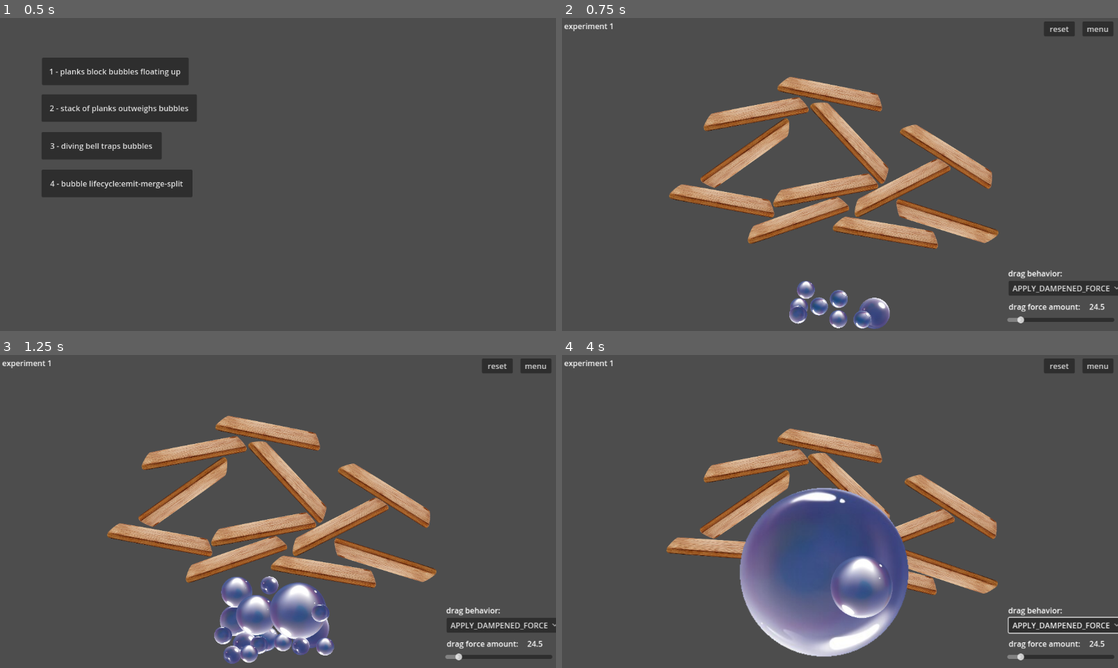
Above: before the commit, frames 1-4 (two rows, left to right).
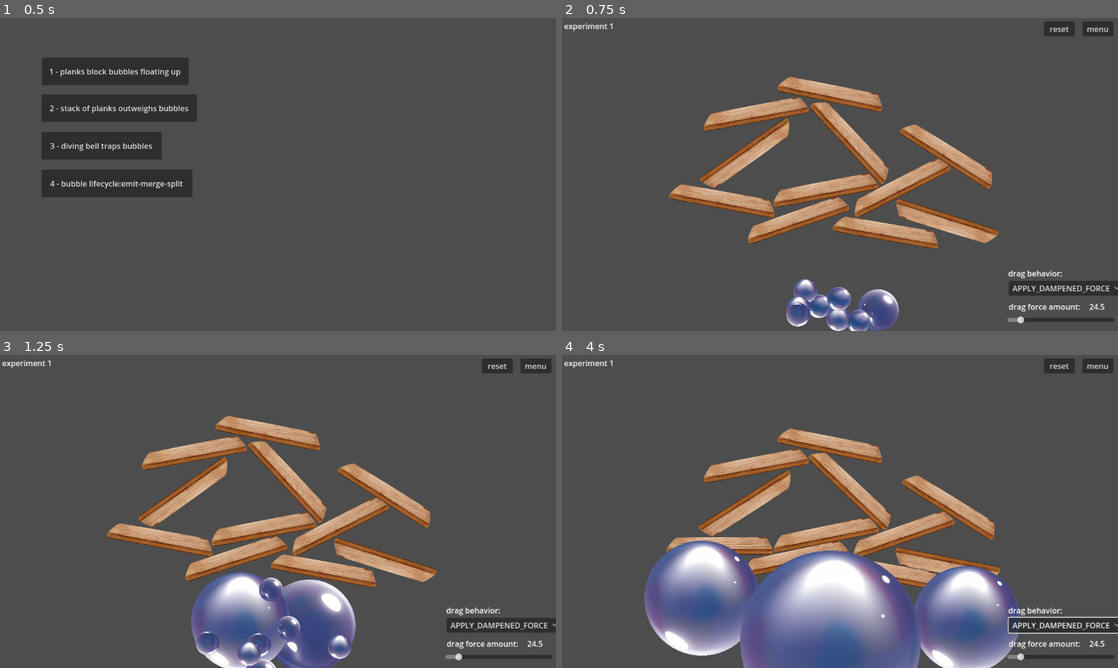
Above: after the commit, the same moments.

Repository: outrightmental/ggj25-bubble-up
Game: Godot game, scene res://scenes/main.tscn
Same seed, same stepped clock (60 frames per second), same inputs: the game is played once before the commit and once after it.
Inputs (mouse positions are in pixels of both pictures, inside the frame that each line leads up to):
- Up to frame 1 (0.5 s): no input
- Up to frame 2 (0.75 s): click "1 - planks block bubbles floa…" at 0.5 s
- Up to frame 3 (1.25 s): no input
- Up to frame 4 (4 s): click "APPLY_DAMPENED_FORCE" at 1.25 s; click "APPLY_DAMPENED_FORCE" at 2 s; click "APPLY_DAMPENED_FORCE" at 2.75 s; move the mouse to (962, 495) at 3.52 s; click (962, 495) at 3.67 s

Frame 1 is identical in both runs. In frame 2, 1.6% of the frame differs, in the area x 40-61%, y 83-100%; in frame 3, 7.0%; in frame 4, 27%, in the area x 14-83%, y 31-100%.

Commit message:
checkpoint

Diff:
--- a/models/bubble/bubble.gd
+++ b/models/bubble/bubble.gd
@@ -9,6 +9,9 @@
 # Volume of air contained in this bubble,
 # measured in a totally arbitrary unit
 @export var volume: float = 1.0
+
+# Scale factor for the sprite
+@export var sprite_scale_factor: float = 0.2
 
 # Velocity last seen and delta when it was sampled
 var last_velocity: Vector2 = Vector2.ZERO
@@ -25,6 +28,9 @@
 
 # Reference to the Sprite node
 @onready var sprite: Sprite2D = $Sprite2D
+
+# Refernece to the Collision node
+@onready var collision: CollisionShape2D = $CollisionShape2D
 
 
 # Get the acceleration between the last processed frame and now
@@ -53,13 +59,13 @@
 	set_variant(variant)
 	name = "Bubble"
 	connect("body_entered", Callable(self, "_on_body_entered"))
+	_update_scale()
 
 
 # Called every frame
 func _process(delta):
 	last_velocity = linear_velocity
 	last_delta = delta
-	_update_scale()
 
 
 # Called when another body enters the collision area
@@ -90,12 +96,14 @@
 	volume = new_volume
 	global_position = new_position
 	linear_velocity = new_velocity
+	_update_scale()
 
 
 # Function to update the scale of the bubble based on its volume
 func _update_scale():
 	var scale_factor = pow(volume, 0.5)
-	self.scale = Vector2(scale_factor, scale_factor)
+	sprite.scale = Vector2(scale_factor, scale_factor) * sprite_scale_factor
+	collision.scale = Vector2(scale_factor, scale_factor)
 
 
 # Function to compute the impulse between two bubbles
@@ -104,4 +112,3 @@
 # Because it was from the last processed frame, but it will work for our purposes.
 func _get_impulse_magnitude(other_bubble) -> float:
 	return abs(acceleration().length())
-	#return max(abs(acceleration().length()), abs(other_bubble.acceleration().length()))
